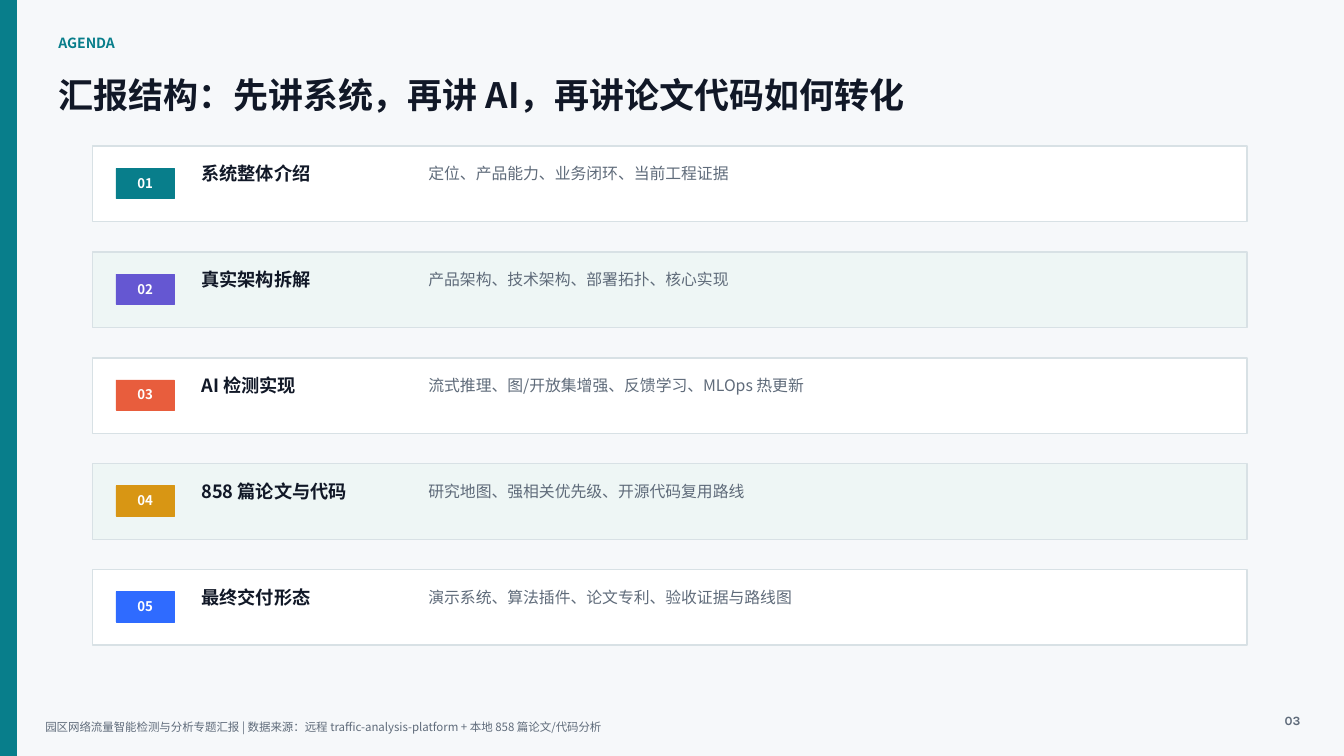
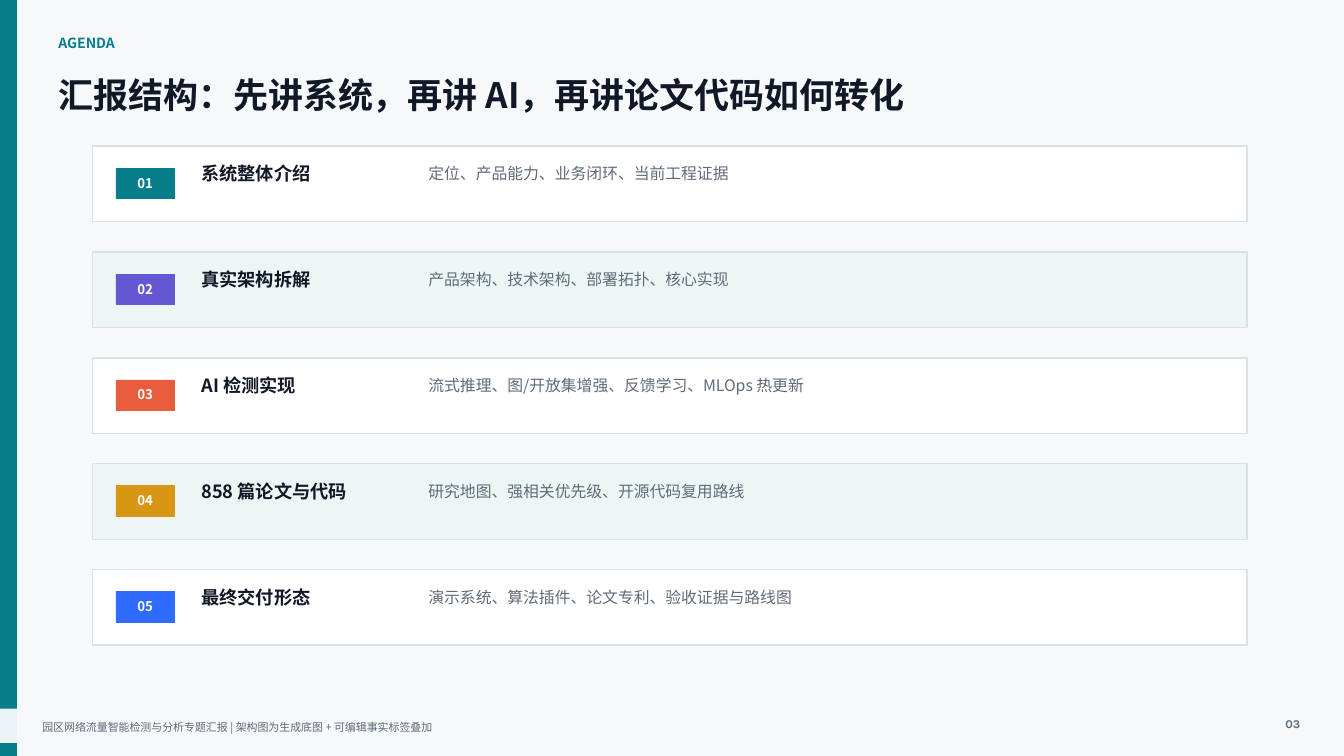
Before and after one commit to 1144160159/research_detecting, a slide deck: slide 3 of 综合分析/园区网络流量智能检测与分析专题汇报.pptx. Drawn at 1344x756 pixels with LibreOffice and Linux fonts; fonts in the diff are those of the drawing. Boxes give left, top, right and bottom in pixels: in the first picture for what was removed or moved away, otherwise in the second. Text is boxed around its words. In the diff, an @@ line names an element or a change of style, - is before the commit and + after.

```diff
--- a/综合分析/园区网络流量智能检测与分析专题汇报.pptx
+++ b/综合分析/园区网络流量智能检测与分析专题汇报.pptx
@@ rectangle added at bbox=[0, 709, 1344, 743], fill #F6F8FA at 96% opacity @@
@@ text "03" at bbox=[1285, 720, 1300, 728]: size 9 to 8.5 pt @@
@@ text at bbox=[42, 722, 432, 732]: text changed; size 8.2 to 7.8 pt @@
-园区网络流量智能检测与分析专题汇报 | 数据来源：远程 traffic-analysis-platform + 本地 858 篇论文/代码分析
+园区网络流量智能检测与分析专题汇报 | 架构图为生成底图 + 可编辑事实标签叠加
```
Also in this commit, not shown: 3 other slides changed, 2 other files.
